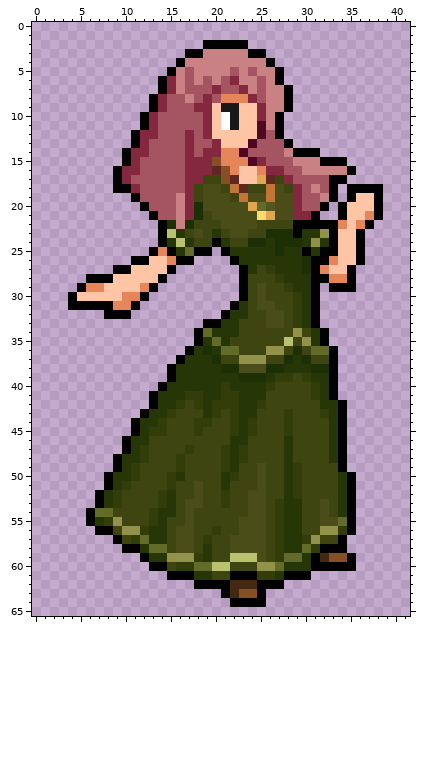
Sprite sheet: hof/static/image/char_rev/ori_002.png. This is how it looked before the edit.
The file is 42x66 pixels. Pixels under 10% opacity are left out. Colours within 5 levels of each other are drawn and written as one.
After:
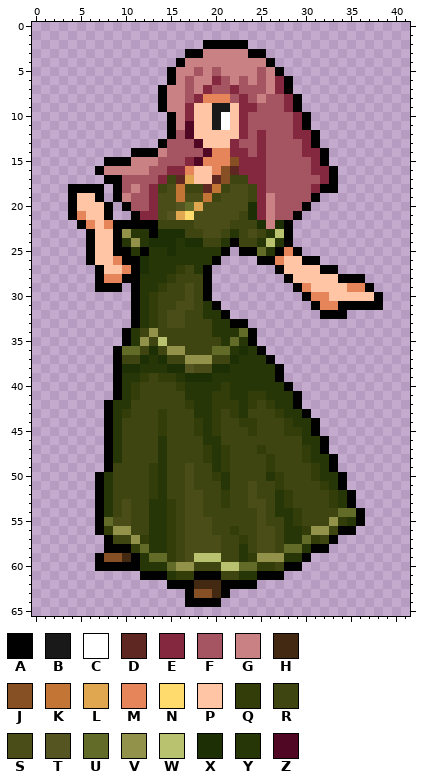
Palette (. is transparent): A #010101  B #191919  C #ffffff  D #5f2721  E #83283e  F #a55561  G #ca8183  H #432812  J #865024  K #c27534  L #e0a750  M #e6845a  N #ffda6d  P #ffc5a5  Q #323d09  R #3f4510  S #4a4d18  T #555521  U #636b28  V #92924a  W #b8c26f  X #1d3005  Y #273606  Z #500723
From old to new:
Changed rows in their new state; - is an unchanged pixel.
first column x 4:
 5 -------------GF-F-G-GF-------------
 6 ----------.A---GE-GF---EA----------
 7 -----------G--GEF-EFF--E-----------
 8 ---------.AGGFEMM-FEFGFFEA---------
 9 ---------.AGGEPPB-PEEFFFEA---------
10 --------...AGEPPB-PEFFFFFEA--------
11 --------...AGZPPB-PEFFFFFEA--------
12 -------....A-ZPP---EFE-FFEEA-------
13 -------...A--FZPP-EFFE--FFEA-------
14 ------.AAAG--F-ZM-EE-E--FFEEA------
15 ----AA-GGG----ZMM-JEE----FFE-..----
16 ---AGGGGG--EEMPPM-DEEEFF--FEEA..---
17 ----A-F---ERDLPPD-RREEFFF---E-.----
18 AAAA--FG-ERSKR-DK-SS-EFFFF-EA--....
19 APPA-AGF-ESSKSSKR-SSREGFFF-A..-....
20 APPPA-AFFESSTUL-----XEGFFFA..-.....
21 AMPPA--AEESTLNSS---RXEGFFA..--.....
22 -AMPMAAAAARRRRSSS-RRRXGXA.........-
23 --APPAVYYAXXX-RSS-YRS-YWA........--
24 --APPAYVYXXXYXX-R-A-RYWYA........--
25 --APPAAYAYYX-YYYY-.AAU-AMA.......--
26 --APPMA-XYYYYYYYA-...AAMPPA-.....--
27 ---APPMAXYYYQRYA---....APPPPAA..---
28 --.-MMAAYYYQRRRA---.....APPPPPA-A--
29 -..AAA.AYYQRRSRA---......AMPPPPMMA-
30 .......AYQRRRSRA---.......AMMPPPPPA
31 .......-YQRRSSRYA-.........-MMAAAAA
32 ----...AYQRSSRRYY-..........AAA----
33 -------AYQRSSRRRY-AA........-------
34 ------AYRVRRRRRR---UA........------
35 ------AYVRWRRRRRR-UYA........------
36 -----AUURXRVVRRRU-YXYA........-----
37 -----ARRXYXRRVVVR-XYYYA.......-----
38 -----AXXYYYXXTSSX-YYYYYA......-----
39 -----AYYQRQQ-XXX---YYY-A......-----
40 -----AYQRRRRQ---------YYA.....-----
41 -----AYQRRRRRYY-Q-Y-QQYYYA....-----
42 ----AYYRRRRRRQY-----QRQYYA.....----
43 ----AYQRRRQR--Y-----R--QYYA....----
44 ----AYRRRR-----YQ-RQ-----YYA...----
45 ----AYRRRR-----YQ-RR-----QYA...----
46 ----AYRRR-Y----YY-RR----R-YYA..----
47 ----AYRRR-Y--R-QY-RR-Q--R-QYA..----
48 ----AYRRR-Y-R--QY-RR--Q-R-QYYA.----
49 ----ARRR-QY-RS--Y-R--RQ-RR-QYA.----
50 ---AYRRR-QYRRS--Q-R--RYQRR-QYYA.---
51 ---AYRR--QYR-SR-----SR-QRR--QYA.---
52 -----R---QYR-S-------R-YQR---Q-----
53 -----RS--YYQ-----------YQR--RQ-----
54 --.AY-S--Y-Q--S-----R--Y-Q--R-UUA--
55 --.AUSS--Y-Q--SS---RR--R-Q--RVQYA--
56 ----QV-RR--QR-SSR-QRR-SR--QV-RA----
57 ----AR-VQ--QR-SSS-RQR-SR--UQ-A.----
58 ----AA-QUYYQR-SSS-RYR-SRUUYA-..----
59 ---AJJHAYUUQRSWWW-RYQVVVYYA.....---
60 ---AAAAAYYYUVVRRR-WUUQQRAA......---
61 --------AAAYQQAAA-RYYAAA...--------
62 -----------AAAHHH-AAA...-----------
63 -------------AJJH-....-------------
64 -------------AAAA-....-------------
Changed places in both pictures, as pixel boxes (x1, y1, x2, y2):
changed: (68, 67, 383, 607)
